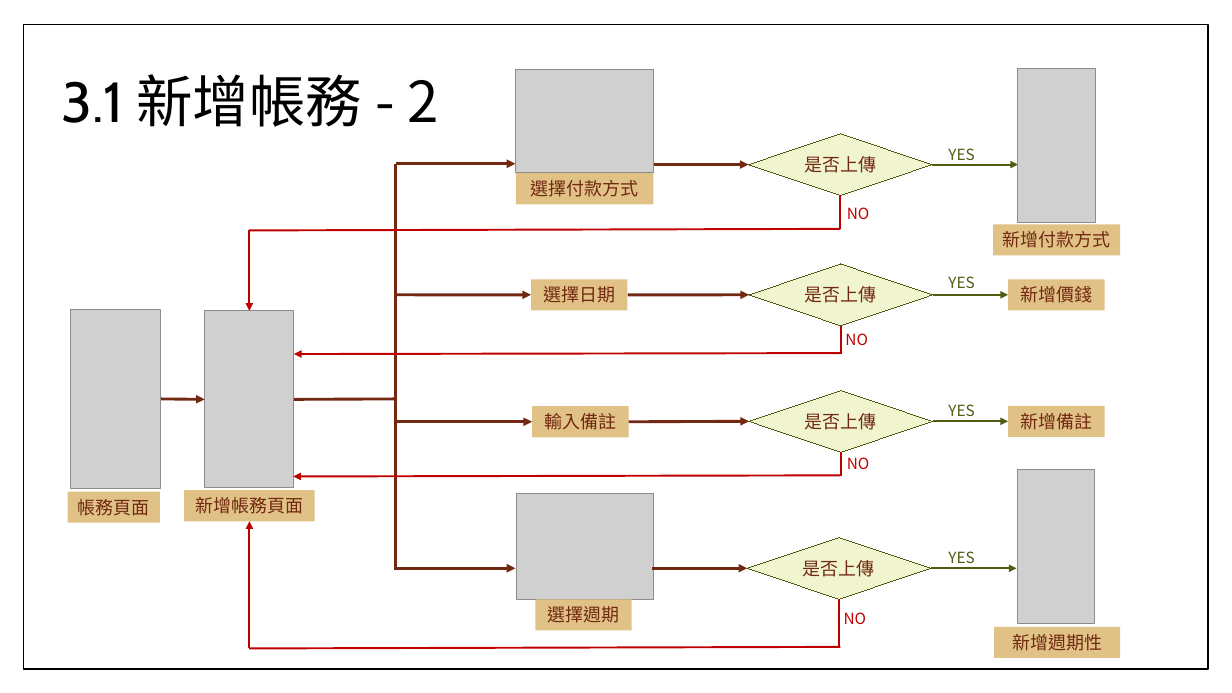
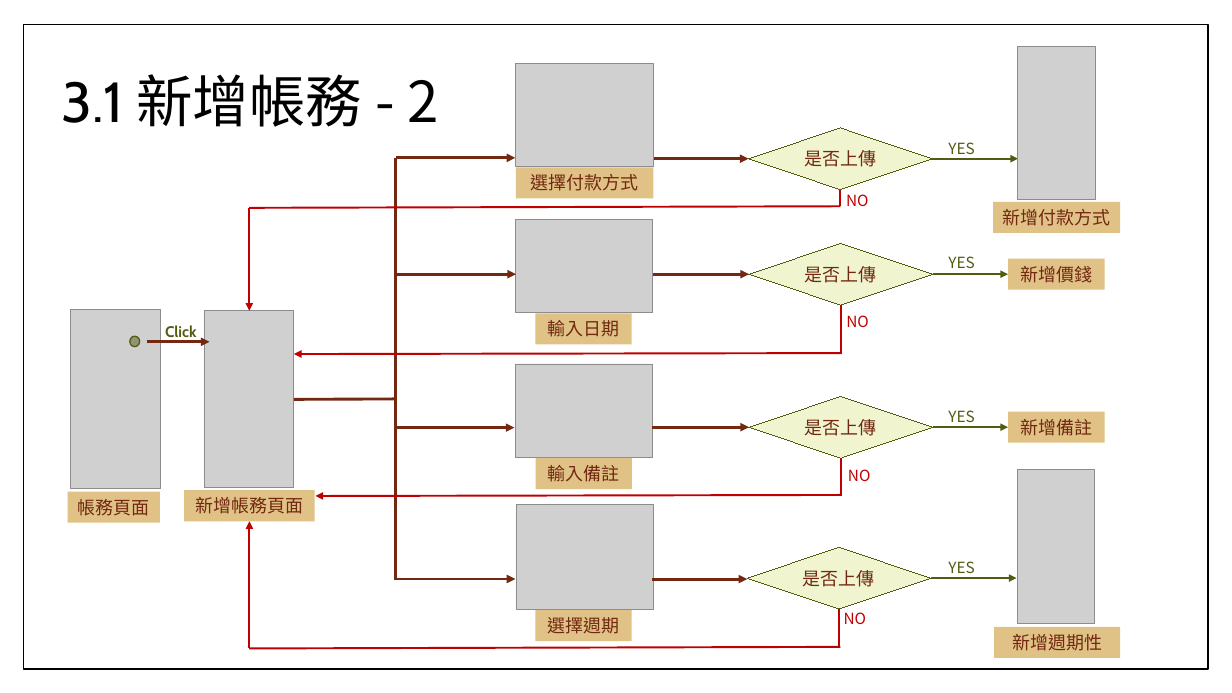
Before and after one commit to TzuHua0706/wk6, a slide deck: slide 11 of UX framework for MoneyCare.pptx. Drawn at 1232x693 pixels with LibreOffice and Linux fonts; fonts in the diff are those of the drawing; grey boxes stand for pictures; background and template pictures are left out. Boxes give left, top, right and bottom in pixels: in the first picture for what was removed or moved away, otherwise in the second. Text is boxed around its words. In the diff, an @@ line names an element or a change of style, - is before the commit and + after.

```diff
--- a/UX framework for MoneyCare.pptx
+++ b/UX framework for MoneyCare.pptx
@@ line moved from (396, 164) - (396, 568) to (396, 158) - (396, 579) @@
@@ 3 arrows, 1 picture, 1 rectangle, 1 text, 1 diamond: place and size @@
-3 arrows, 1 picture, 1 rectangle, 1 text, 1 diamond at [396, 69, 1019, 204]
+3 arrows, 1 picture, 1 rectangle, 1 text, 1 diamond at [396, 64, 1019, 199]
@@ line moved from (250, 230) - (841, 229) to (250, 208) - (841, 206) @@
@@ arrow moved from (250, 230) - (250, 311) to (250, 208) - (250, 311) @@
@@ text "NO": place and size @@
-text "NO" at [847, 207, 870, 219]
+text "NO" at [846, 194, 869, 206]
@@ line moved from (841, 229) - (841, 196) to (841, 206) - (841, 189) @@
@@ rectangle "新增付款方式": place and size @@
-rectangle "新增付款方式" at [994, 225, 1121, 256]
+rectangle "新增付款方式" at [994, 201, 1121, 233]
@@ picture added at [516, 219, 653, 312] @@
@@ arrow moved from (395, 295) - (531, 295) to (395, 274) - (516, 274) @@
@@ arrow moved from (628, 295) - (750, 295) to (653, 274) - (750, 274) @@
@@ 1 picture, 1 rectangle, 1 text, 1 diamond, 1 arrow: place and size @@
-1 picture, 1 rectangle, 1 text, 1 diamond, 1 arrow at [750, 68, 1104, 326]
+1 picture, 1 rectangle, 1 text, 1 diamond, 1 arrow at [750, 46, 1104, 305]
@@ text added at [165, 325, 196, 342], 12 pt, text #535C14, bold @@
+Click
@@ rectangle "輸入日期": place and size @@
-rectangle "輸入日期" at [531, 279, 628, 311]
+rectangle "輸入日期" at [535, 313, 631, 345]
@@ text in rectangle at [547, 320, 619, 337]: text changed @@
-選擇日期
+輸入日期
@@ text "NO": place and size @@
-text "NO" at [845, 333, 868, 345]
+text "NO" at [846, 315, 869, 327]
@@ line moved from (841, 354) - (841, 326) to (841, 354) - (841, 305) @@
@@ ellipse added at [129, 336, 140, 347], fill #535C14 at 50% opacity, outline #535C14 1 pt @@
@@ arrow moved from (161, 399) - (205, 399) to (147, 342) - (210, 342) @@
@@ picture added at [516, 364, 653, 457] @@
@@ arrow moved from (396, 421) - (532, 421) to (396, 428) - (515, 428) @@
@@ arrow moved from (628, 421) - (750, 421) to (653, 427) - (750, 427) @@
@@ 1 diamond, 1 rectangle, 1 text, 1 arrow: place and size @@
-1 diamond, 1 rectangle, 1 text, 1 arrow at [750, 391, 1104, 453]
+1 diamond, 1 rectangle, 1 text, 1 arrow at [750, 396, 1104, 458]
@@ rectangle "輸入備註": place and size @@
-rectangle "輸入備註" at [532, 407, 628, 438]
+rectangle "輸入備註" at [536, 458, 632, 490]
@@ line moved from (841, 452) - (841, 477) to (841, 458) - (841, 496) @@
@@ arrow moved from (841, 475) - (293, 477) to (841, 495) - (315, 496) @@
@@ 3 arrows, 2 texts, 1 picture, 1 diamond, 1 rectangle: place and size @@
-3 arrows, 2 texts, 1 picture, 1 diamond, 1 rectangle at [395, 457, 1017, 631]
+3 arrows, 2 texts, 1 picture, 1 diamond, 1 rectangle at [395, 469, 1017, 641]
@@ line moved from (839, 646) - (839, 599) to (839, 646) - (839, 609) @@
```
Also in this commit, not shown: 6 other slides changed, 1 other file.
